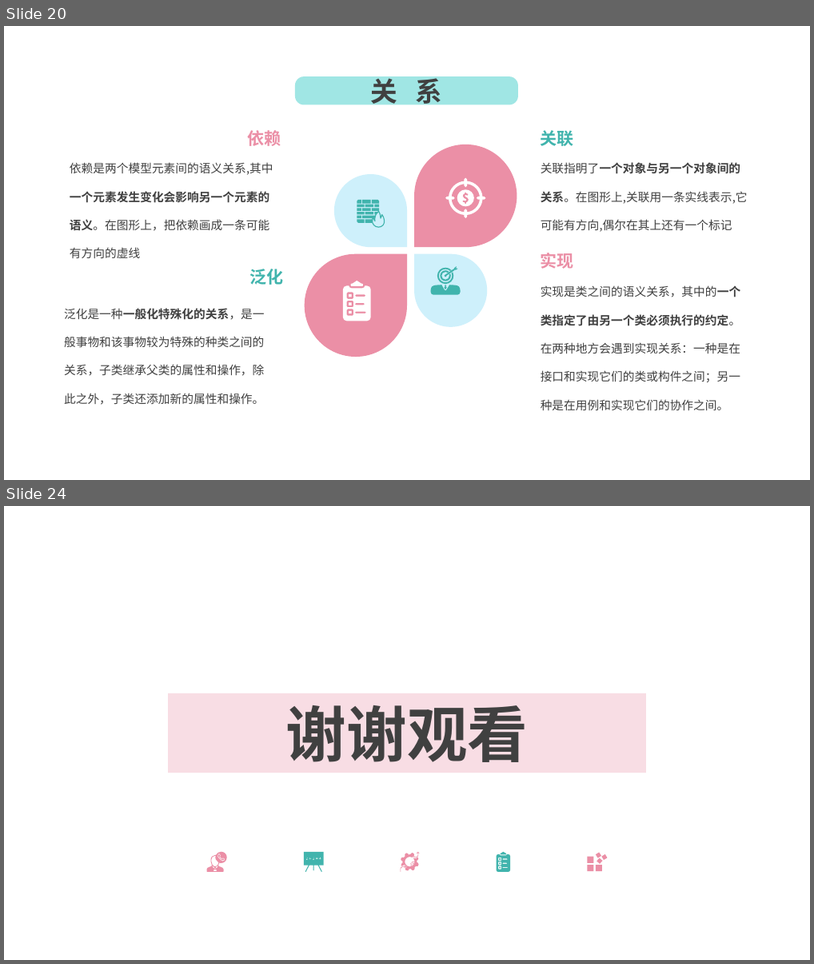
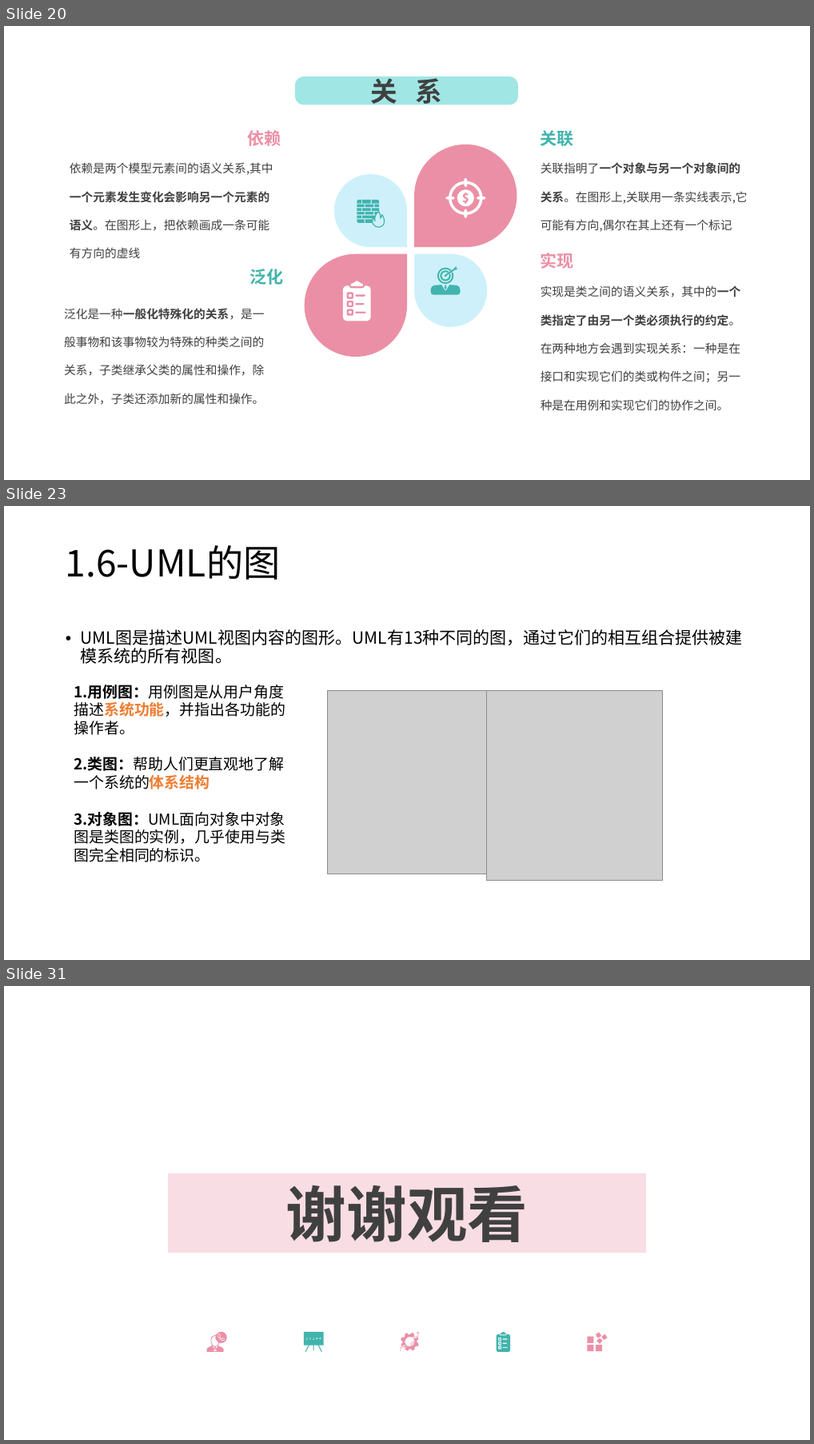
Before and after one commit to lenovo-wu/G016ZUCC-SRA2022, a slide deck: 翻转课堂/翻转课堂.pptx. Shown one above the other, each under a label of ours: slides 20 and 24 before the commit, slides 20, 23 and 31 after it; the slides between them are not shown. The pictures are 814x964 and 814x1444 pixels, drawn with LibreOffice and Linux fonts; fonts in the diff are those of the drawing; grey boxes stand for pictures; background and template pictures are left out. Boxes give left, top, right and bottom in pixels: in the first picture for what was removed or moved away, otherwise in the second. Text is boxed around its words. In the diff, an @@ line names an element or a change of style, - is before the commit and + after.

```diff
--- a/翻转课堂/翻转课堂.pptx
+++ b/翻转课堂/翻转课堂.pptx
@@ slide 23 added at bbox=[4, 506, 810, 960], background picture (left out) @@
@@ title added at bbox=[66, 545, 281, 580], 44 pt, text #000000 @@
+1.6-UML的图
@@ text added at bbox=[81, 629, 743, 664], 20 pt, text #000000 @@
+• UML图是描述UML视图内容的图形。UML有13种不同的图，通过它们的相互组合提供被建模系统的所有视图。
@@ text added at bbox=[74, 684, 286, 862], 18 pt, text #000000 @@
+1.用例图：用例图是从用户角度描述系统功能，并指出各功能的操作者。
+2.类图：帮助人们更直观地了解一个系统的体系结构
+3.对象图：UML面向对象中对象图是类图的实例，几乎使用与类图完全相同的标识。
@@ picture added at bbox=[328, 690, 486, 873] @@
@@ picture added at bbox=[486, 690, 662, 880] @@
@@ what was slide 24 is now slide 31 @@
```
Also in this commit, not shown: 6 other slides added.
